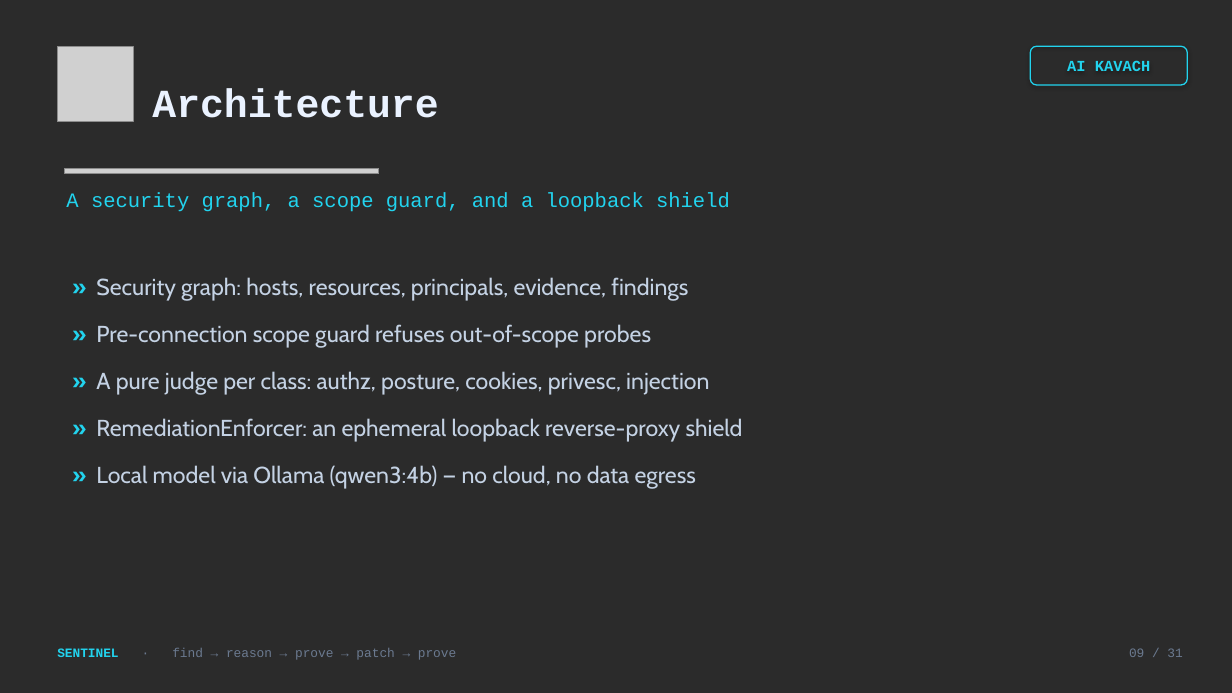
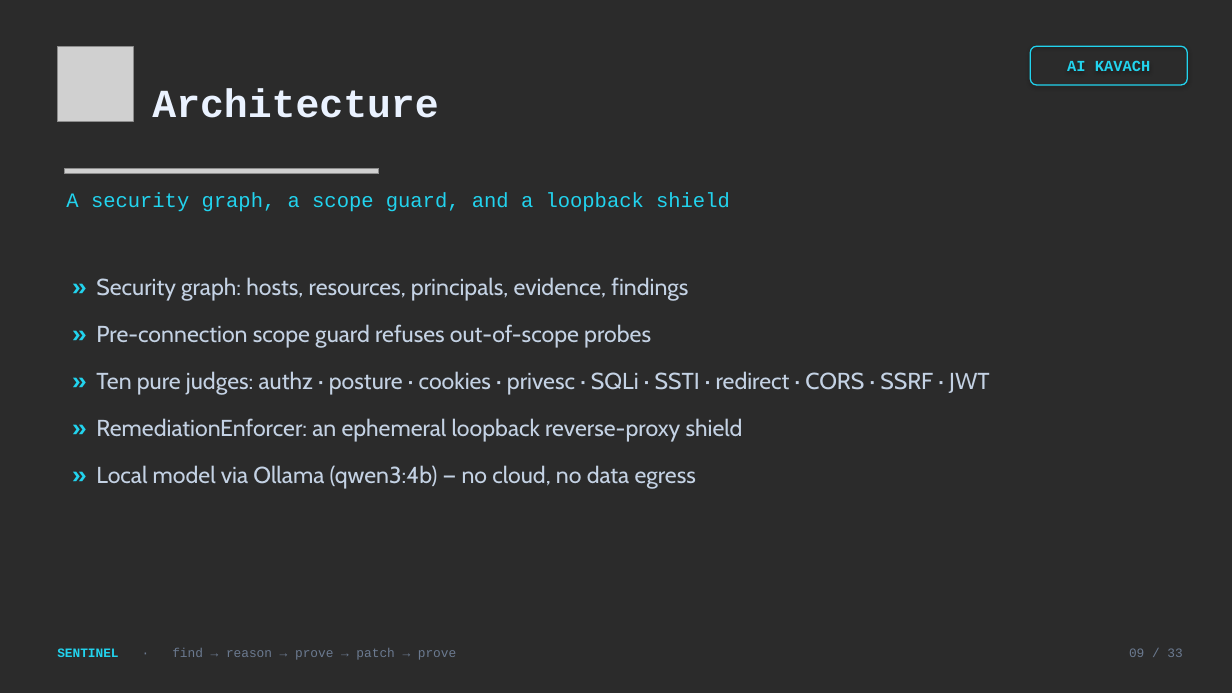
Before and after one commit to arjishnik-sketch/sentinel, a slide deck: slide 9 of deck/Sentinel_AI_Kavach.pptx. Drawn at 1232x693 pixels with LibreOffice and Linux fonts; fonts in the diff are those of the drawing; grey boxes stand for pictures; background and template pictures are left out; a plain dark background stands for a picture behind light text. Boxes give left, top, right and bottom in pixels: in the first picture for what was removed or moved away, otherwise in the second. Text is boxed around its words. In the diff, an @@ line names an element or a change of style, - is before the commit and + after.

```diff
--- a/deck/Sentinel_AI_Kavach.pptx
+++ b/deck/Sentinel_AI_Kavach.pptx
@@ text at [96,371,990,395]: text changed @@
-» A pure judge per class: authz, posture, cookies, privesc, injection
+» Ten pure judges: authz · posture · cookies · privesc · SQLi · SSTI · redirect · CORS · SSRF · JWT
@@ text at [1129,648,1182,657]: text changed @@
-09 / 31
+09 / 33
```
Also in this commit, not shown: 27 other slides changed, 2 slides added, 1 other file.
